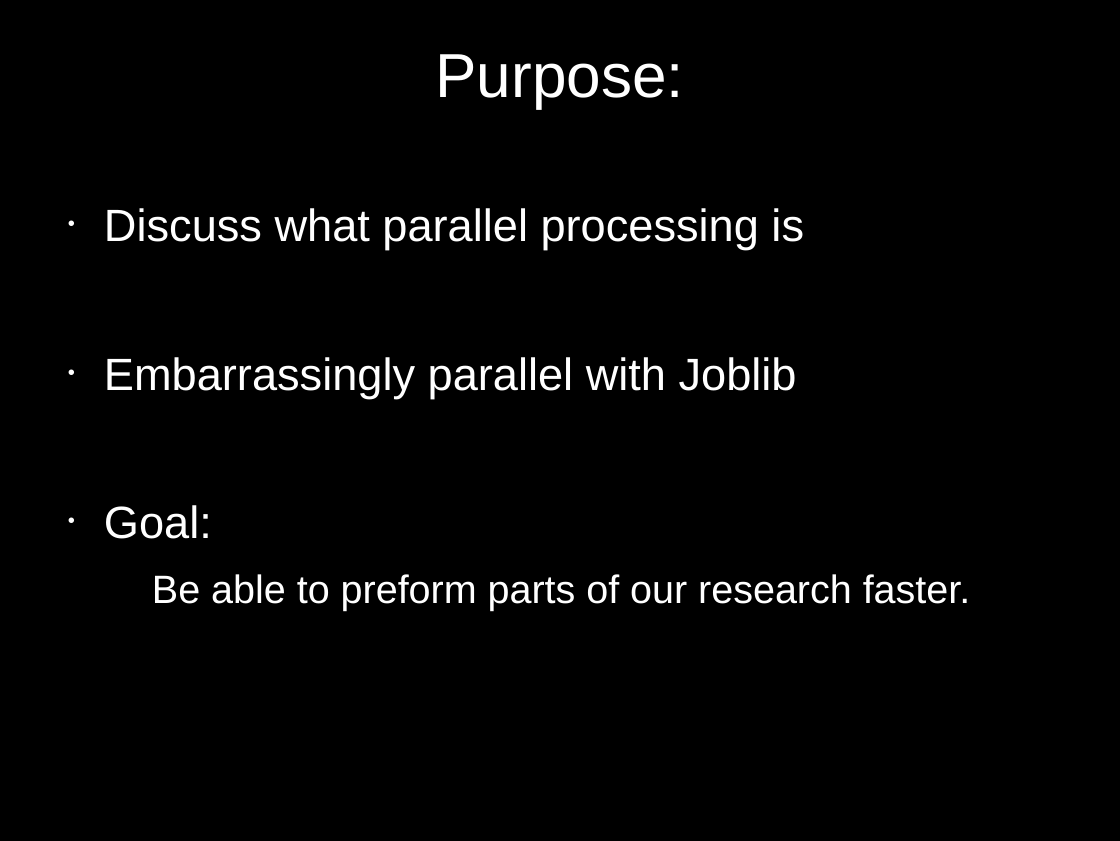
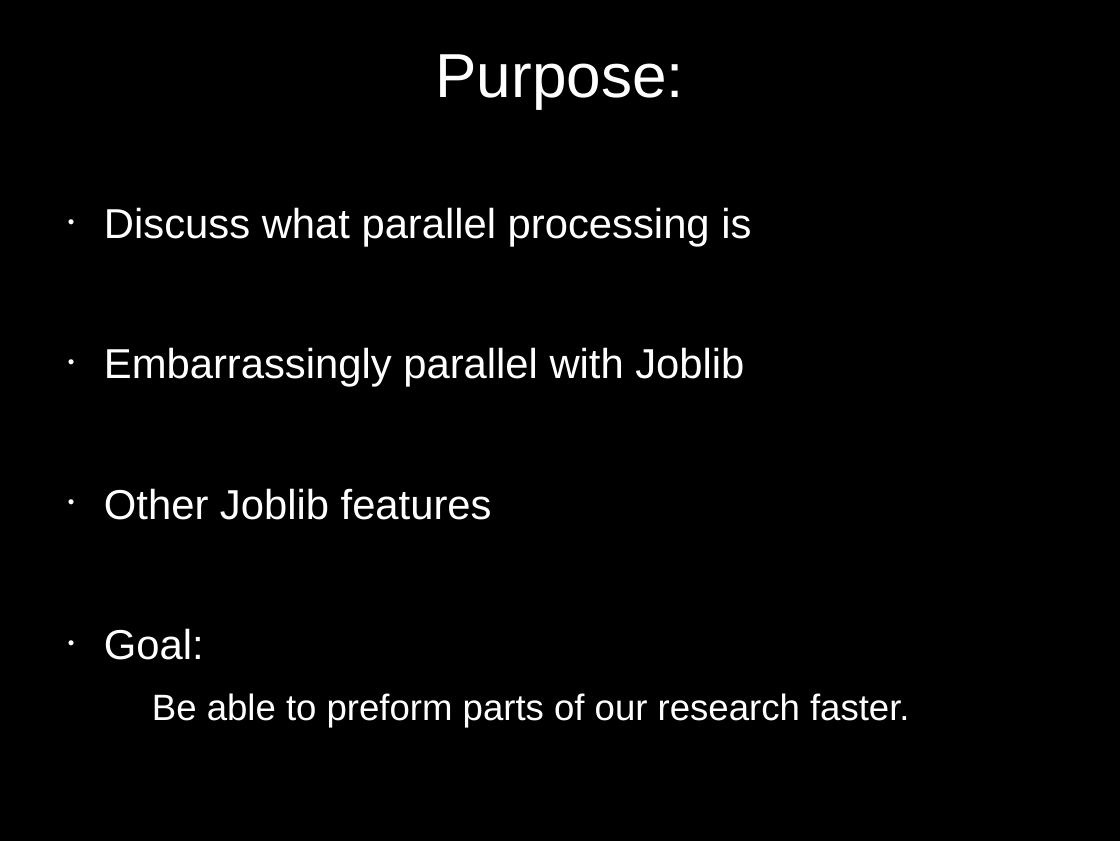
Before and after one commit to jason-neal/PC_Joblib_parrallelization, a slide deck: slide 2 of Embarisingly Parallel.odp. Drawn at 1120x841 pixels with LibreOffice and Linux fonts; fonts in the diff are those of the drawing. Boxes give left, top, right and bottom in pixels: in the first picture for what was removed or moved away, otherwise in the second. Text is boxed around its words. In the diff, an @@ line names an element or a change of style, - is before the commit and + after.

```diff
--- a/Embarisingly Parallel.odp
+++ b/Embarisingly Parallel.odp
@@ text at [104, 207, 910, 727]: size 32 to 29.6 pt in "Discuss what parallel processing is", "Embarrassingly parallel with Joblib", "Goal:"; size 28 to 25.9 pt in "Be able to preform parts of our ..." @@
@@ text at [104, 488, 492, 520]: paragraph added @@
+• Other Joblib features
```
Also in this commit, not shown: 4 other slides changed, 1 slide added, 1 slide removed, 1 other file.
